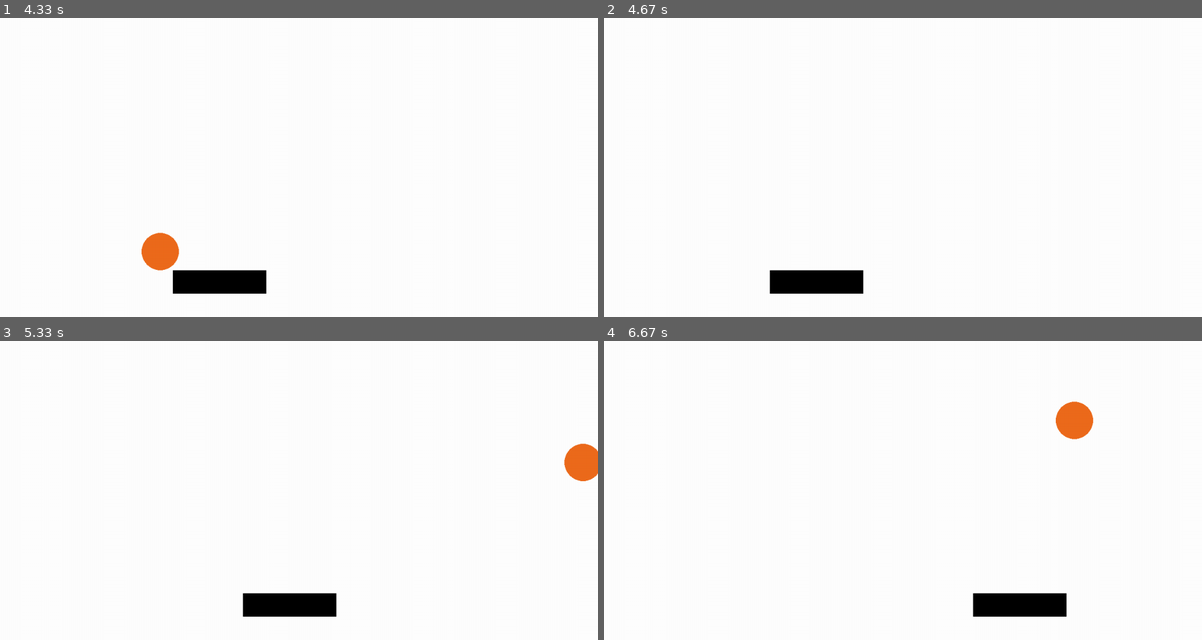
Above: before the commit, frames 1-4 (two rows, left to right).
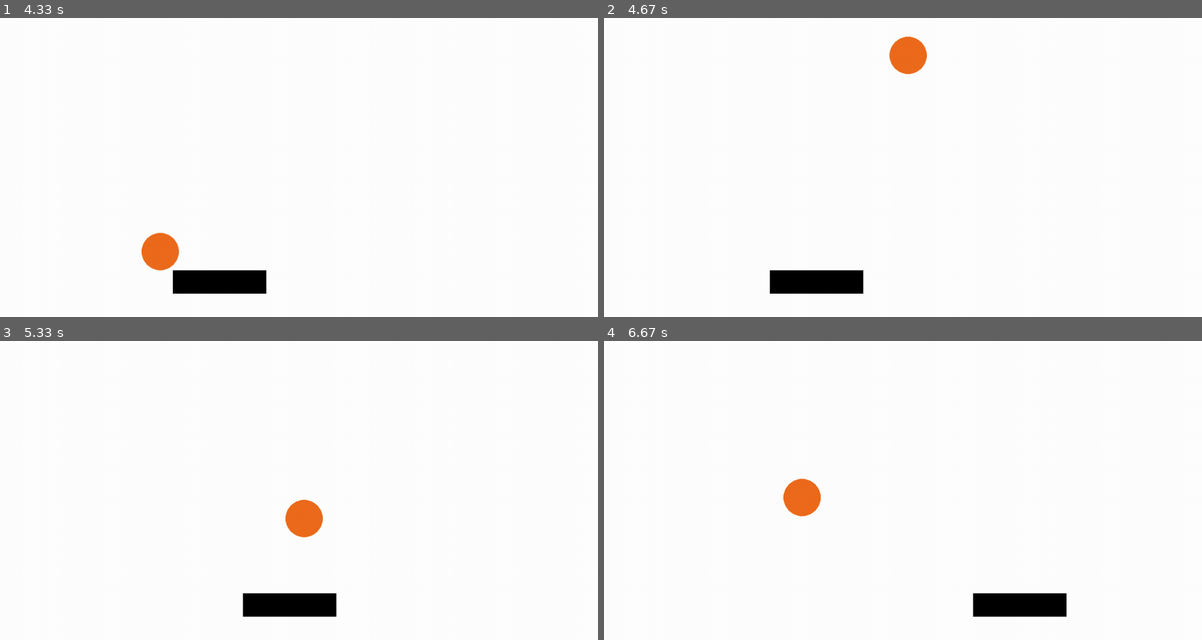
Above: after the commit, the same moments.

Repository: 100ballovby/6A_lessons_2122
Game: pygame game, started from 17_lesson_1502/00_platform_game.py
Two runs of this game, one before a commit and one after it. Both use one fixed random seed, a clock stepped at 60 frames per second and the inputs below.
Inputs:
- Up to frame 1 (4.33 s): hold Left 0.33-0.87 s; hold Left 0.9-1.3 s; hold Right 1.33-1.97 s; hold Left 2-2.47 s; hold Right 2.5-2.97 s; hold Right 3-3.47 s; hold Left 3.5-4.03 s; hold Left from 4.07 s (still down)
- Up to frame 2 (4.67 s): release Left at 4.47 s; hold Right from 4.5 s (still down)
- Up to frame 3 (5.33 s): release Right at 5.13 s; hold Left from 5.17 s (still down)
- Up to frame 4 (6.67 s): release Left at 5.63 s; hold Right 5.67-6.13 s; hold Right 6.17-6.63 s

Frame 1 is identical in both runs. In frame 2, 0.6% of the frame differs, in the area x 47-54%, y 6-19%; in frame 3, 1.2%; in frame 4, 1.3%, in the area x 30-82%, y 20-59%.

Commit message:
Adding platform collision

Diff:
--- a/17_lesson_1502/00_platform_game.py
+++ b/17_lesson_1502/00_platform_game.py
@@ -45,3 +45,7 @@
     if circle_y > H:
         circle_y = 0 - radius
         circle_x = randint(0, W)
+
+    if platform.colliderect(enemy):
+        circle_y = 0 - radius
+        circle_x = randint(0, W)
